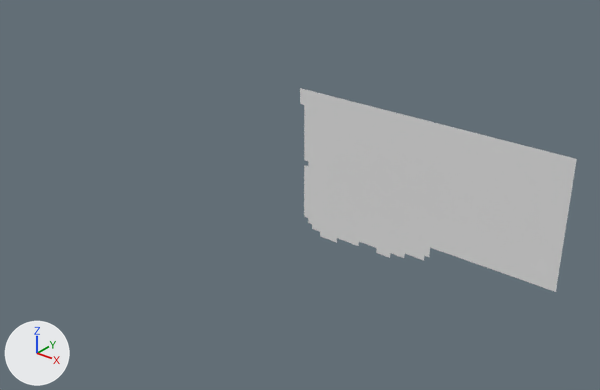
Before and after pictures for a commit that changed the OBJ model Assets/Tiled2Unity/Meshes/map.obj.
Rendered twice from a 50 mm lens placed at (12.3, -36.2, 15.5), pointed at (-18.2, 2.0, -8.2). The lights are fixed; the arrows at lower left show +X, +Y and +Z. Where no turn or scale is listed for an object, it has been applied to the vertices.

In view in the first picture: 'map'.
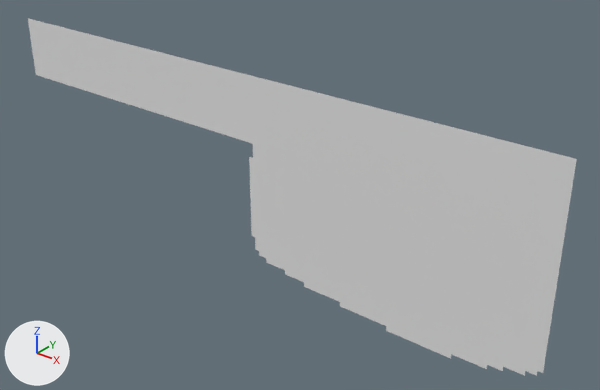
Edits to the bpy script that builds the scene:
```text
Change me_map:
    used by ob_map; location = (0.0, 0.0, 0.0)
    remove me_map.from_pydata(...)  # 1382 vertices, 1298 faces; spans x -16.6..0.0, y 0.0, z -9.3..0.0
    add me_map.from_pydata(...)  # 3891 vertices, 3710 faces; spans x -43.2..0.0, y 0.0, z -14.1..0.0
    me_map part 1: 2509 vertices added at x -43.2..0.0, y 0.0, z -14.1..0.0
```

Pixel boxes [x1, y1, x2, y2] of what changed, in the pictures (600 x 390 px):
'map', reshaped (98% wider, 75% taller)
    before: [300, 88, 577, 292]
    after: [28, 18, 577, 376]
part 1 of me_map, added
    after: [28, 18, 556, 376]
